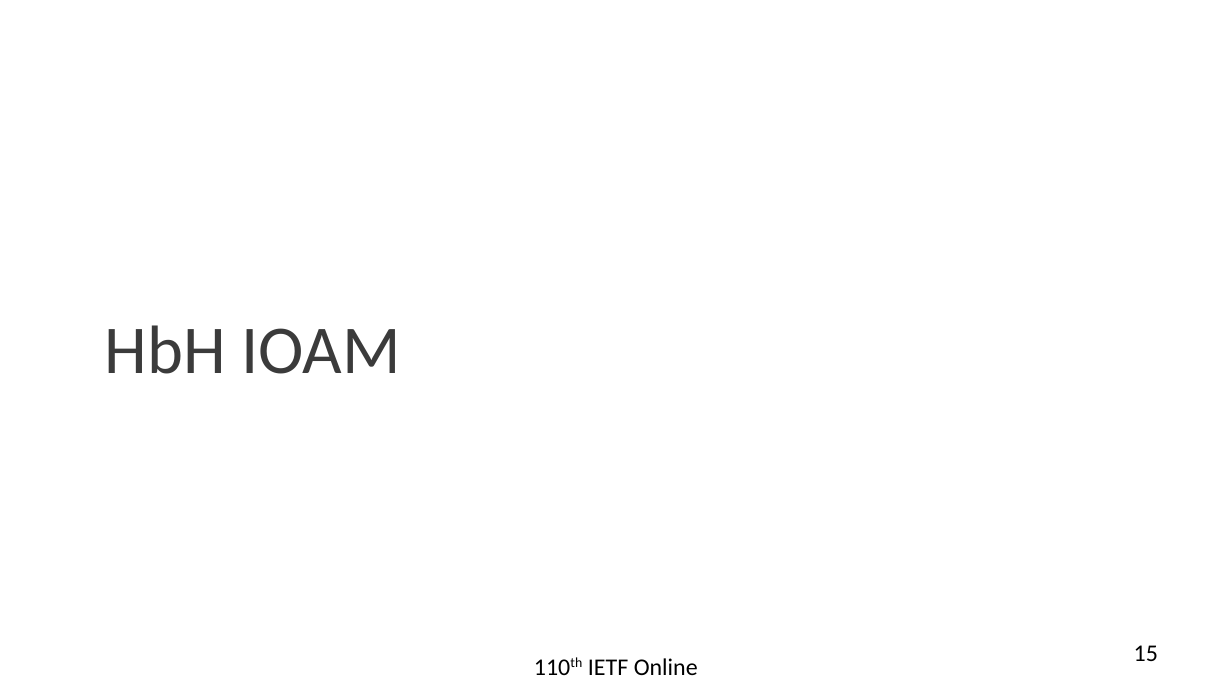
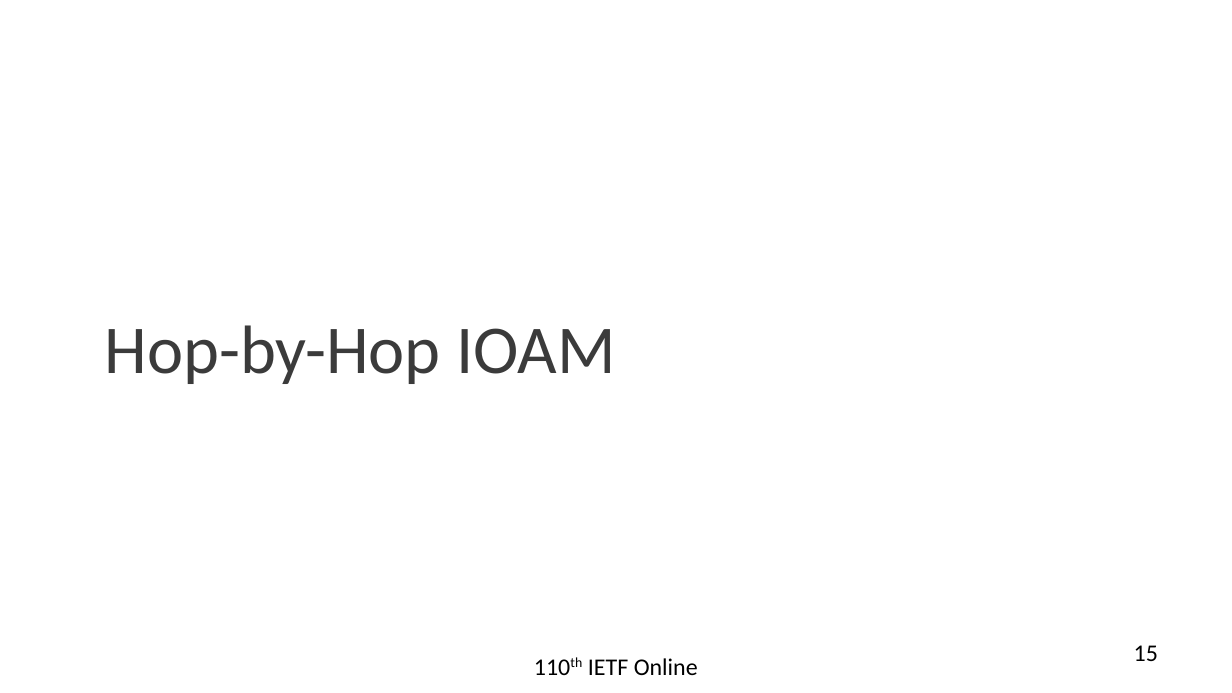
Before and after one commit to rakgandhi/ietf-slides, a slide deck: slide 15 of draft-gandhi-mpls-ioam-sr-06.pptx. Drawn at 1232x693 pixels with LibreOffice and Linux fonts; fonts in the diff are those of the drawing. Boxes give left, top, right and bottom in pixels: in the first picture for what was removed or moved away, otherwise in the second. Text is boxed around its words. In the diff, an @@ line names an element or a change of style, - is before the commit and + after.

```diff
--- a/draft-gandhi-mpls-ioam-sr-06.pptx
+++ b/draft-gandhi-mpls-ioam-sr-06.pptx
@@ text at (x1=105, y1=325, x2=616, y2=384): text changed @@
-HbH IOAM
+Hop-by-Hop IOAM
```
Also in this commit, not shown: 4 other slides changed, 1 other file.
